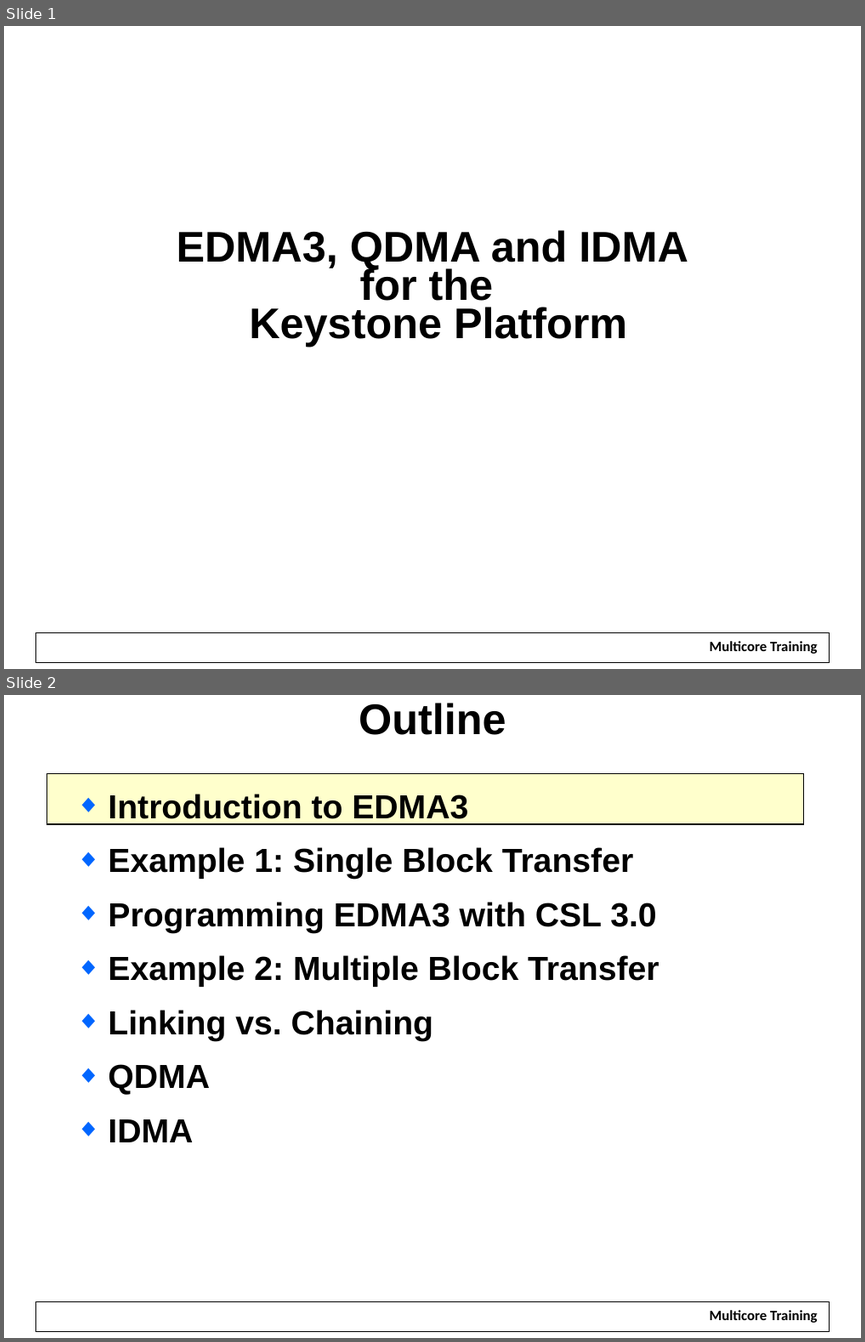
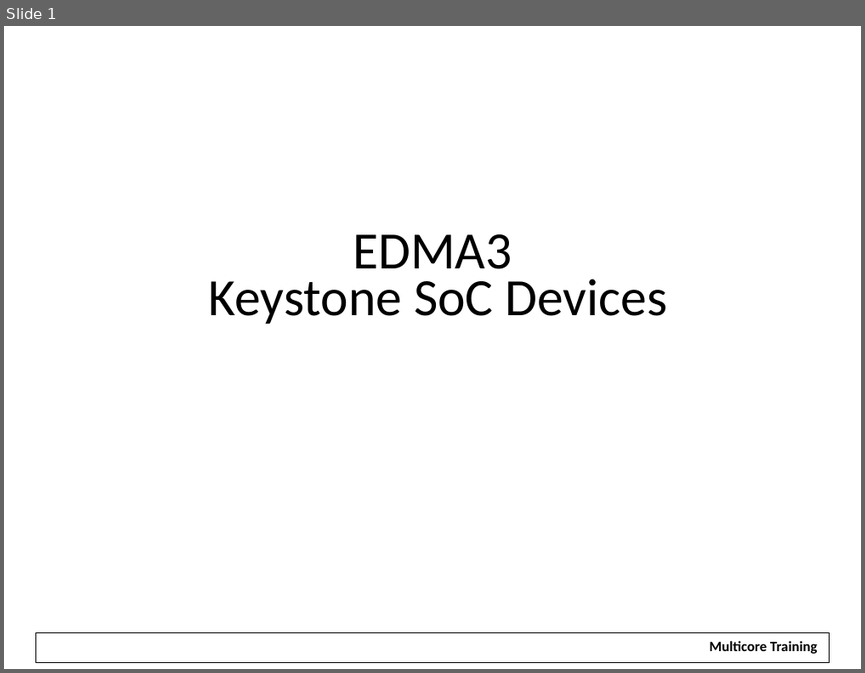
Before and after one commit to hari1989/keystone-workshop, a slide deck: slides/Intro to EDMA.pptx. Shown one above the other, each under a label of ours: slides 1 and 2 before the commit, slide 1 after it. The pictures are 865x1342 and 865x673 pixels, drawn with LibreOffice and Linux fonts; fonts in the diff are those of the drawing; background and template pictures are left out. Boxes give left, top, right and bottom in pixels: in the first picture for what was removed or moved away, otherwise in the second. Text is boxed around its words. In the diff, an @@ line names an element or a change of style, - is before the commit and + after.

```diff
--- a/slides/Intro to EDMA.pptx
+++ b/slides/Intro to EDMA.pptx
@@ slide 2 removed at (x1=4, y1=695, x2=861, y2=1338), background #FFFFFF; not listed: 2 template elements that a slide beside it also shows @@
@@ title removed at (x1=358, y1=703, x2=506, y2=735) @@
-Outline
@@ rectangle removed at (x1=46, y1=774, x2=803, y2=824) @@
@@ text removed at (x1=108, y1=794, x2=659, y2=1142) @@
-◆ Introduction to EDMA3
-◆ Example 1: Single Block Transfer
-◆ Programming EDMA3 with CSL 3.0
-◆ Example 2: Multiple Block Transfer
-◆ Linking vs. Chaining
-◆ QDMA
-◆ IDMA
@@ slide 1 changed as well @@
@@ title at (x1=209, y1=234, x2=668, y2=324): text changed; size 36 to 44 pt; font Arial to Calibri; bold off @@
-EDMA3, QDMA and IDMA
-for the
-Keystone Platform
+EDMA3
+Keystone SoC Devices
```
Also in this commit, not shown: 30 other slides changed, 26 slides added, 89 other slides removed.
